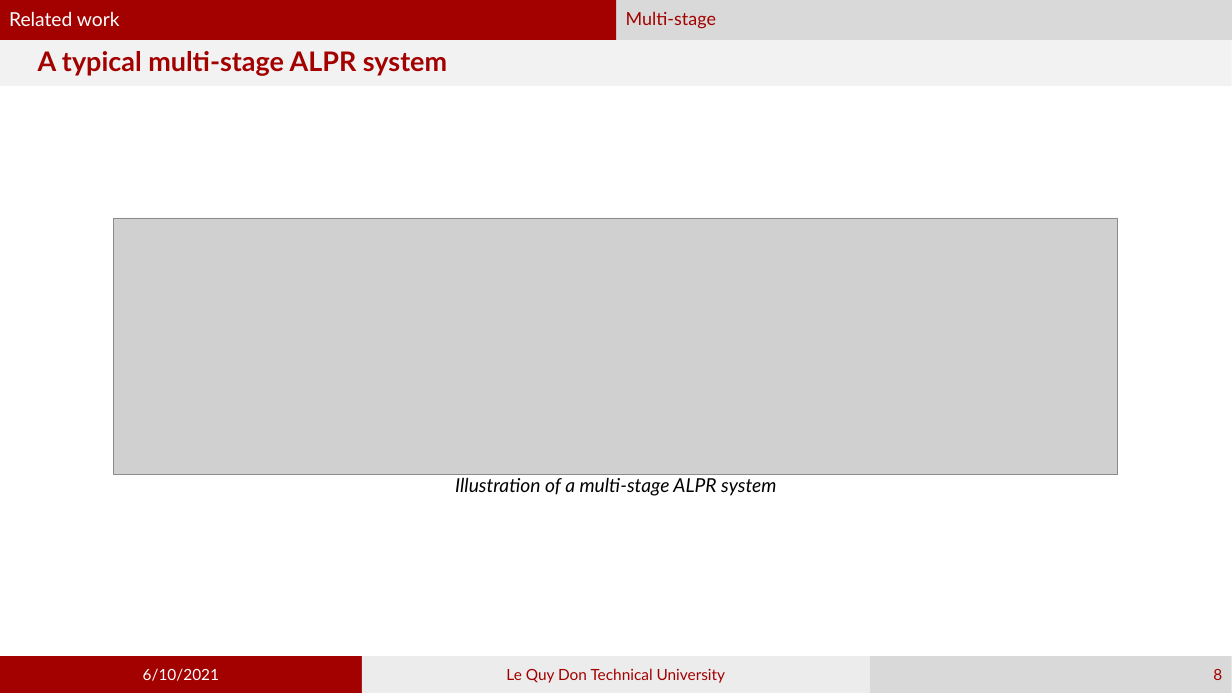
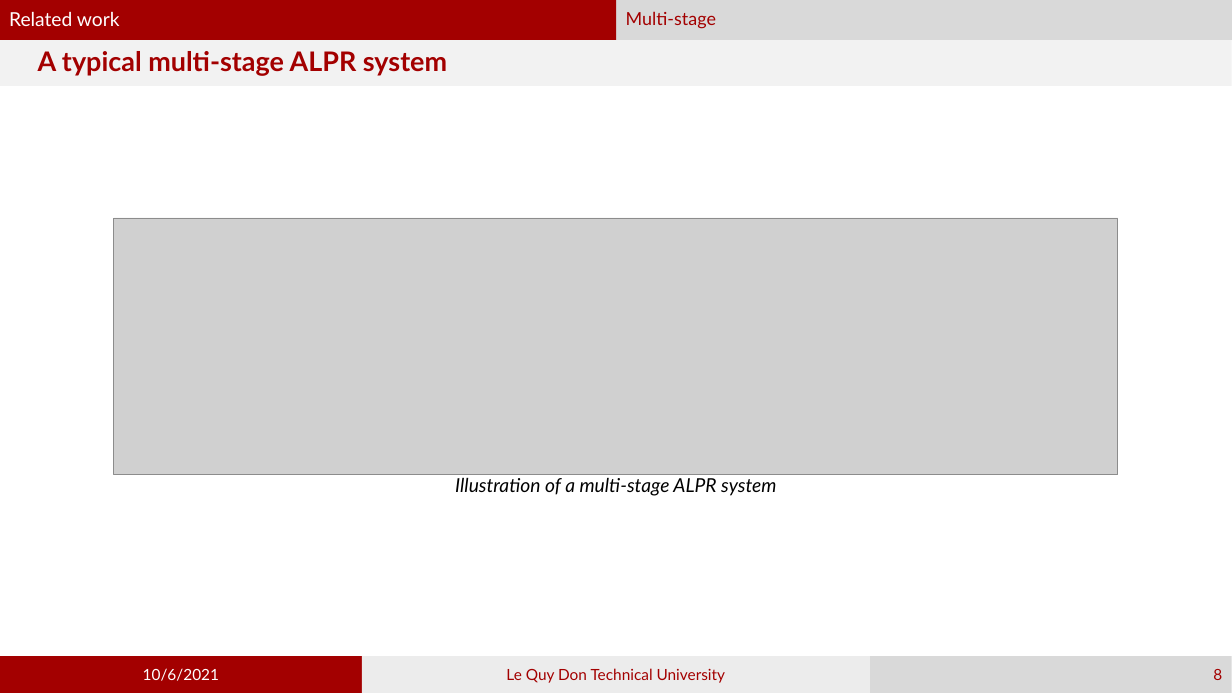
Before and after one commit to phamvandan/graduated-thesis-2021, a slide deck: slide 8 of my_template.pptx. Drawn at 1232x693 pixels with LibreOffice and Linux fonts; fonts in the diff are those of the drawing; grey boxes stand for pictures. Boxes give left, top, right and bottom in pixels: in the first picture for what was removed or moved away, otherwise in the second. Text is boxed around its words. In the diff, an @@ line names an element or a change of style, - is before the commit and + after.

```diff
--- a/my_template.pptx
+++ b/my_template.pptx
@@ text in rectangle at box(143, 668, 219, 681): text changed @@
-6/10/2021
+10/6/2021
```
Also in this commit, not shown: 12 other slides changed, 5 slides added.
